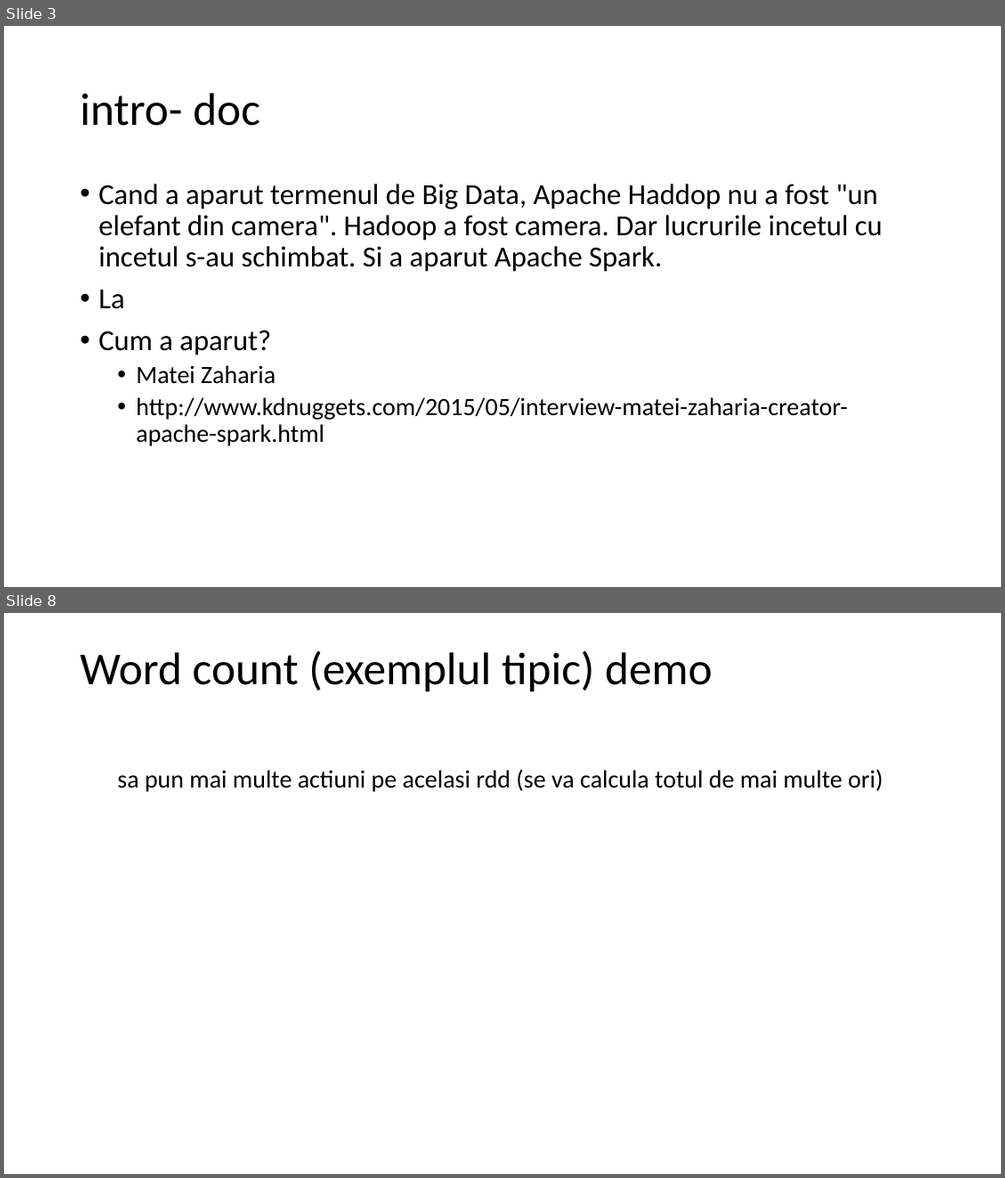
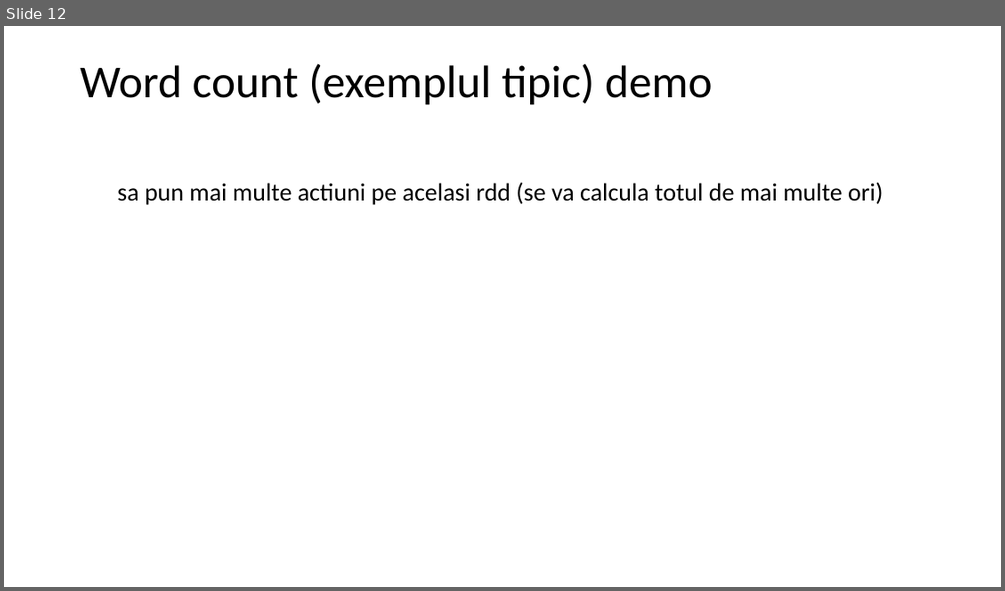
Before and after one commit to dorin-miron/MusicCl, a slide deck: scala-spark.pptx. Shown one above the other, each under a label of ours: slides 3 and 8 before the commit, slide 12 after it; the slides between them are not shown. The pictures are 1005x1178 and 1005x591 pixels, drawn with LibreOffice and Linux fonts; fonts in the diff are those of the drawing. Boxes give left, top, right and bottom in pixels: in the first picture for what was removed or moved away, otherwise in the second. Text is boxed around its words. In the diff, an @@ line names an element or a change of style, - is before the commit and + after.

```diff
--- a/scala-spark.pptx
+++ b/scala-spark.pptx
@@ slide 3 removed at (4, 26, 1001, 587), background #FFFFFF @@
@@ title removed at (80, 93, 260, 126) @@
-intro- doc
@@ text removed at (98, 184, 882, 446) @@
-• Cand a aparut termenul de Big Data, Apache Haddop nu a fost "un elefant din camera". Hadoop a fost camera. Dar lucrurile incetul cu incetul s-au schimbat. Si a aparut Apache Spark.
-• La
-• Cum a aparut?
-  • Matei Zaharia
-  • http://www.kdnuggets.com/2015/05/interview-matei-zaharia-creator-apache-spark.html
@@ what was slide 8 is now slide 12 @@
```
Also in this commit, not shown: 5 slides changed, 15 slides added, 4 other slides removed, 1 other file.
